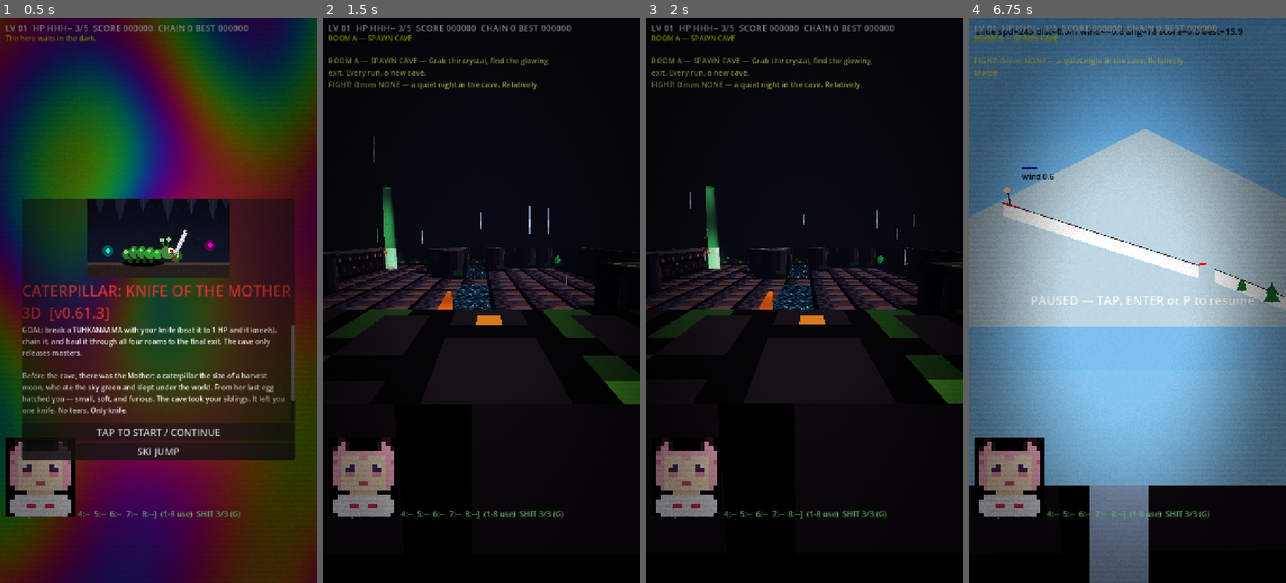
Above: before the commit, frames 1-4 (left to right).
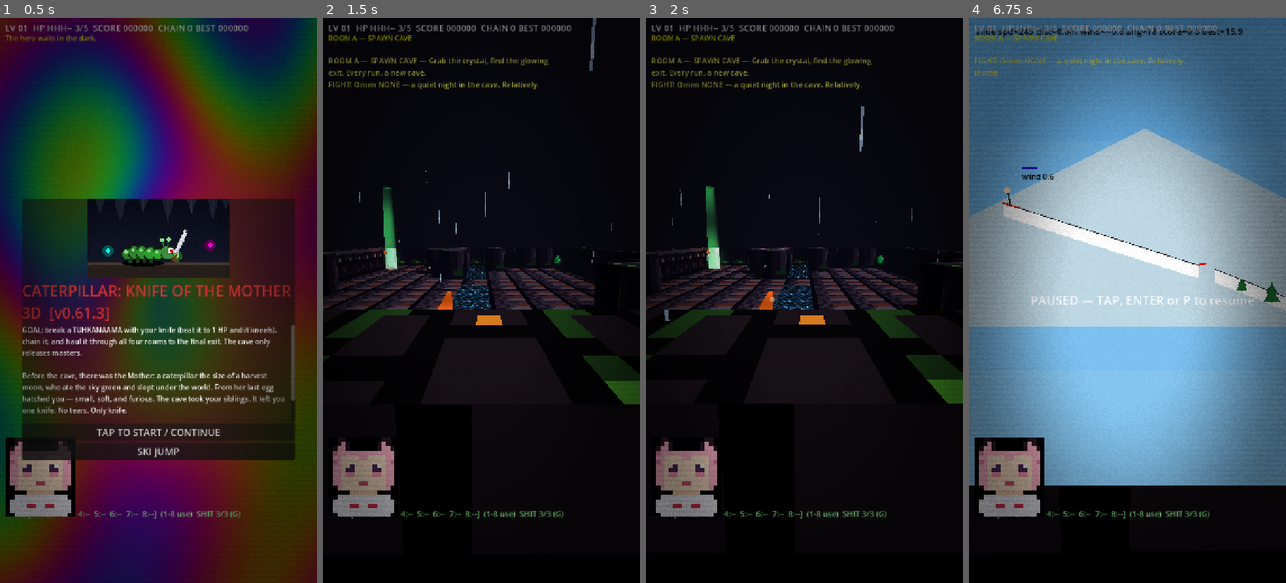
Above: after the commit, the same moments.

Repository: taistelupelto-rgb/tuomon-oma-videopeli
Game: Godot game, scene res://main.tscn
Same seed, same stepped clock (60 frames per second), same inputs: the game is played once before the commit and once after it. Sound files missing from this copy of the repository are replaced by a short silence.
Inputs (mouse positions are in pixels of both pictures, inside the frame that each line leads up to):
- Up to frame 1 (0.5 s): no input
- Up to frame 2 (1.5 s): click "TAP TO START / CONTINUE" at 0.5 s; click "SKIP >>" at 1.25 s
- Up to frame 3 (2 s): no input
- Up to frame 4 (6.75 s): tap Enter at 2 s; move the mouse to (1197, 272) at 2.02 s; hold Right 2.03-2.75 s; tap J at 2.1 s; click (1197, 272) at 2.17 s; tap Space at 2.27, 5.27 s; drag from (1064, 328) to (1111, 413) at 2.77 s; move the mouse to (1159, 176) at 3.52 s; hold Right 3.53-4.25 s; tap Keypad Enter at 3.6 s; drag from (1111, 413) to (1032, 215) at 4.27 s; move the mouse to (1222, 385) at 5.02 s; hold Left 5.03-5.75 s; tap P at 5.1 s; drag from (1032, 215) to (1079, 159) at 5.77 s; move the mouse to (1143, 300) at 6.52 s; hold S from 6.53 s (still down); tap M at 6.6 s; click (1143, 300) at 6.67 s

Frame 1 is identical in both runs. In frame 2, 0.3% of the frame differs, in the area x 2-92%, y 0-52%; in frame 3, 0.2%; in frame 4, 3.2%, in the area x 38-57%, y 82-100%.

Commit message:
fix: CPU particles for rain, dust, trails, embers (Firefox-safe)

Diff:
--- a/main.gd
+++ b/main.gd
@@ -255,8 +255,8 @@
 var river_mat: Material
 var river_cells: Array = []
 var torches: Array = []
-var rain: GPUParticles3D
-var dust: GPUParticles3D
+var rain: CPUParticles3D
+var dust: CPUParticles3D
 var kill_flash := 0.0
 var kill_rect: ColorRect
 var hitstop_n := 0
@@ -267,7 +267,7 @@
 var plasma: ColorRect
 var last_combo := 0
 var combo_pop := 0.0
-var shit_trail: GPUParticles3D
+var shit_trail: CPUParticles3D
 var hero_moving := false
 var shit_ammo := SHITBOMB_MAX
 var shit_regen_t := 0.0
@@ -2503,19 +2503,17 @@
 	sun.rotation_degrees = Vector3(-48, -35, 0)
 	add_child(sun)
 	# rain streaks falling around the player
-	rain = GPUParticles3D.new()
+	rain = CPUParticles3D.new()
 	rain.amount = 80 if OS.has_feature("web") else 160
 	rain.lifetime = 1.1
 	rain.preprocess = 1.1
-	var pm := ParticleProcessMaterial.new()
-	pm.direction = Vector3(0.1, -1, 0)
-	pm.spread = 6.0
-	pm.initial_velocity_min = 14.0
-	pm.initial_velocity_max = 22.0
-	pm.gravity = Vector3(0, -4, 0)
-	pm.emission_shape = ParticleProcessMaterial.EMISSION_SHAPE_BOX
-	pm.emission_box_extents = Vector3(14, 1, 14)
-	rain.process_material = pm
+	rain.direction = Vector3(0.1, -1, 0)
+	rain.spread = 6.0
+	rain.initial_velocity_min = 14.0
+	rain.initial_velocity_max = 22.0
+	rain.gravity = Vector3(0, -4, 0)
+	rain.emission_shape = CPUParticles3D.EMISSION_SHAPE_BOX
+	rain.emission_box_extents = Vector3(14, 1, 14)
 	var streak_tex: Texture2D = _cached_tex("rain", RAIN_PX, {
 		"W": Color(0.85, 0.93, 1.0, 1.0),
 		"C": Color(0.6, 0.7, 0.85, 1.0),
@@ -2526,30 +2524,28 @@
 	smat.shading_mode = BaseMaterial3D.SHADING_MODE_UNSHADED
 	smat.transparency = BaseMaterial3D.TRANSPARENCY_ALPHA
 	smat.texture_filter = BaseMaterial3D.TEXTURE_FILTER_NEAREST
-	smat.billboard_mode = BaseMaterial3D.BILLBOARD_PARTICLES
+	smat.billboard_mode = BaseMaterial3D.BILLBOARD_FIXED_Y
 	smat.albedo_texture = streak_tex
 	smat.albedo_color = Color(1, 1, 1, 0.9)
 	streak.material = smat
-	rain.draw_pass_1 = streak
+	rain.mesh = streak
 	rain.visibility_aabb = AABB(Vector3(-16, -8, -16), Vector3(32, 16, 32))
 	add_child(rain)
 	# cave dust motes drifting around the hero, basically free
-	dust = GPUParticles3D.new()
+	dust = CPUParticles3D.new()
 	dust.amount = 60
 	dust.lifetime = 5.0
 	dust.preprocess = 5.0
 	dust.local_coords = false
-	var dpm := ParticleProcessMaterial.new()
-	dpm.direction = Vector3(0.3, 0.1, 0.0)
-	dpm.spread = 90.0
-	dpm.initial_velocity_min = 0.2
-	dpm.initial_velocity_max = 0.7
-	dpm.gravity = Vector3.ZERO
-	dpm.scale_min = 0.5
-	dpm.scale_max = 1.2
-	dpm.emission_shape = ParticleProcessMaterial.EMISSION_SHAPE_BOX
-	dpm.emission_box_extents = Vector3(9, 2.5, 9)
-	dust.process_material = dpm
+	dust.direction = Vector3(0.3, 0.1, 0.0)
+	dust.spread = 90.0
+	dust.initial_velocity_min = 0.2
+	dust.initial_velocity_max = 0.7
+	dust.gravity = Vector3.ZERO
+	dust.scale_amount_min = 0.5
+	dust.scale_amount_max = 1.2
+	dust.emission_shape = CPUParticles3D.EMISSION_SHAPE_BOX
+	dust.emission_box_extents = Vector3(9, 2.5, 9)
 	var mote := SphereMesh.new()
 	mote.radius = 0.035
 	mote.height = 0.07
@@ -2558,31 +2554,29 @@
 	mmat.albedo_color = Color(1.0, 0.88, 0.65, 0.5)
 	mmat.transparency = BaseMaterial3D.TRANSPARENCY_ALPHA
 	mote.material = mmat
-	dust.draw_pass_1 = mote
+	dust.mesh = mote
 	dust.visibility_aabb = AABB(Vector3(-10, -3, -10), Vector3(20, 8, 20))
 	add_child(dust)
 	# hero shit trail: brown lumps drop at the hero's heels and linger behind
-	shit_trail = GPUParticles3D.new()
+	shit_trail = CPUParticles3D.new()
 	shit_trail.amount = 48
 	shit_trail.lifetime = 1.6
 	shit_trail.local_coords = false
-	var tpm := ParticleProcessMaterial.new()
-	tpm.direction = Vector3(0, 1, 0)
-	tpm.spread = 25.0
-	tpm.initial_velocity_min = 0.2
-	tpm.initial_velocity_max = 0.8
-	tpm.gravity = Vector3(0, -3, 0)
-	tpm.scale_min = 0.7
-	tpm.scale_max = 1.3
-	tpm.color = Color(0.35, 0.22, 0.1)
-	shit_trail.process_material = tpm
+	shit_trail.direction = Vector3(0, 1, 0)
+	shit_trail.spread = 25.0
+	shit_trail.initial_velocity_min = 0.2
+	shit_trail.initial_velocity_max = 0.8
+	shit_trail.gravity = Vector3(0, -3, 0)
+	shit_trail.scale_amount_min = 0.7
+	shit_trail.scale_amount_max = 1.3
+	shit_trail.color = Color(0.35, 0.22, 0.1)
 	var turd := BoxMesh.new()
 	turd.size = Vector3(0.16, 0.13, 0.16)
 	var tmat := StandardMaterial3D.new()
 	tmat.shading_mode = BaseMaterial3D.SHADING_MODE_UNSHADED
 	tmat.albedo_color = Color(0.35, 0.22, 0.1)
 	turd.material = tmat
-	shit_trail.draw_pass_1 = turd
+	shit_trail.mesh = turd
 	shit_trail.visibility_aabb = AABB(Vector3(-8, -2, -8), Vector3(16, 4, 16))
 	add_child(shit_trail)
 	lantern = OmniLight3D.new()
@@ -2731,27 +2725,25 @@
 				exit_light.light_color = Color(0.15, 0.25, 0.4)
 				exit_node.add_child(exit_light)
 				# embers rising off the glowing exit
-				var emb := GPUParticles3D.new()
+				var emb := CPUParticles3D.new()
 				emb.amount = 24
 				emb.lifetime = 1.6
 				emb.preprocess = 1.6
 				emb.local_coords = false
-				var epm := ParticleProcessMaterial.new()
-				epm.direction = Vector3(0, 1, 0)
-				epm.spread = 18.0
-				epm.initial_velocity_min = 1.0
-				epm.initial_velocity_max = 2.5
-				epm.gravity = Vector3(0, 1.0, 0)
-				epm.scale_min = 0.6
-				epm.scale_max = 1.2
-				emb.process_material = epm
+				emb.direction = Vector3(0, 1, 0)
+				emb.spread = 18.0
+				emb.initial_velocity_min = 1.0
+				emb.initial_velocity_max = 2.5
+				emb.gravity = Vector3(0, 1.0, 0)
+				emb.scale_amount_min = 0.6
+				emb.scale_amount_max = 1.2
 				var spark := BoxMesh.new()
 				spark.size = Vector3(0.09, 0.09, 0.09)
 				var smat := StandardMaterial3D.new()
 				smat.shading_mode = BaseMaterial3D.SHADING_MODE_UNSHADED
 				smat.albedo_color = Color(1.0, 0.55, 0.15)
 				spark.material = smat
-				emb.draw_pass_1 = spark
+				emb.mesh = spark
 				emb.visibility_aabb = AABB(Vector3(-3, -1, -3), Vector3(6, 8, 6))
 				emb.position = Vector3(0, 0.3, 0)
 				exit_node.add_child(emb)
